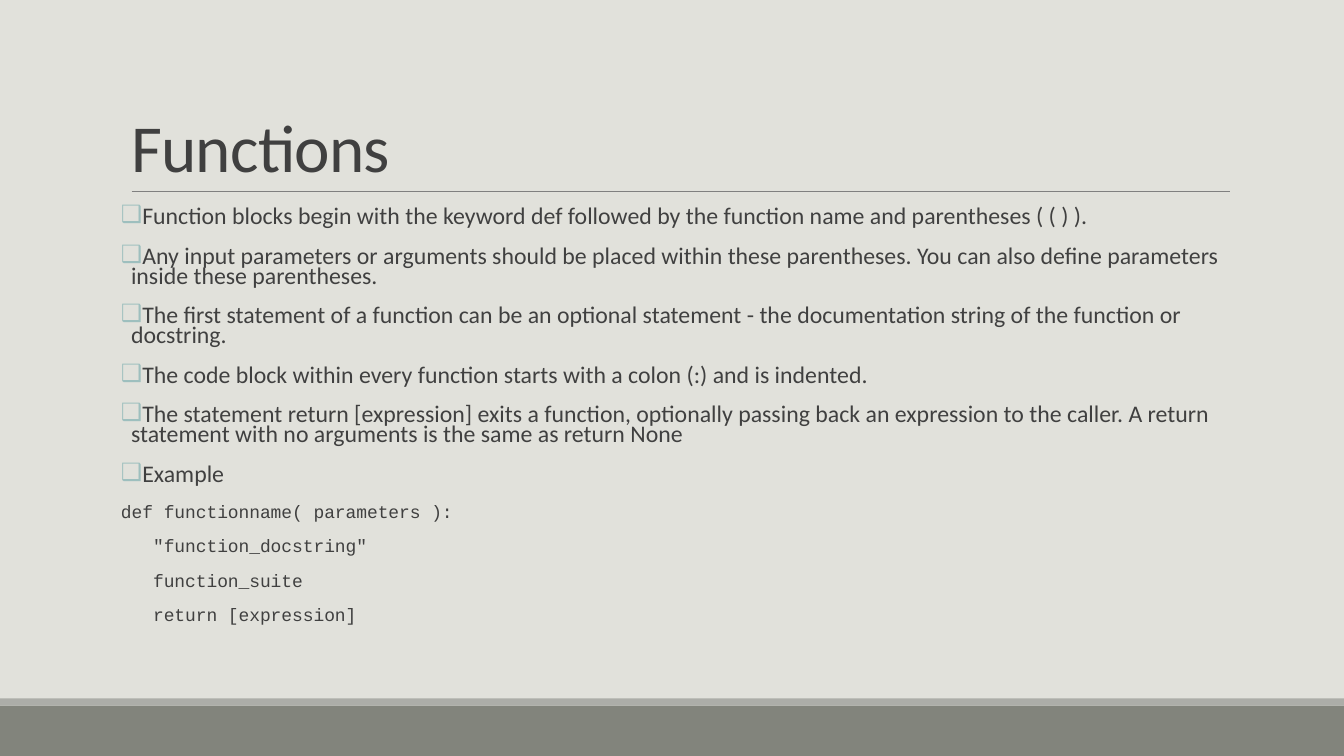
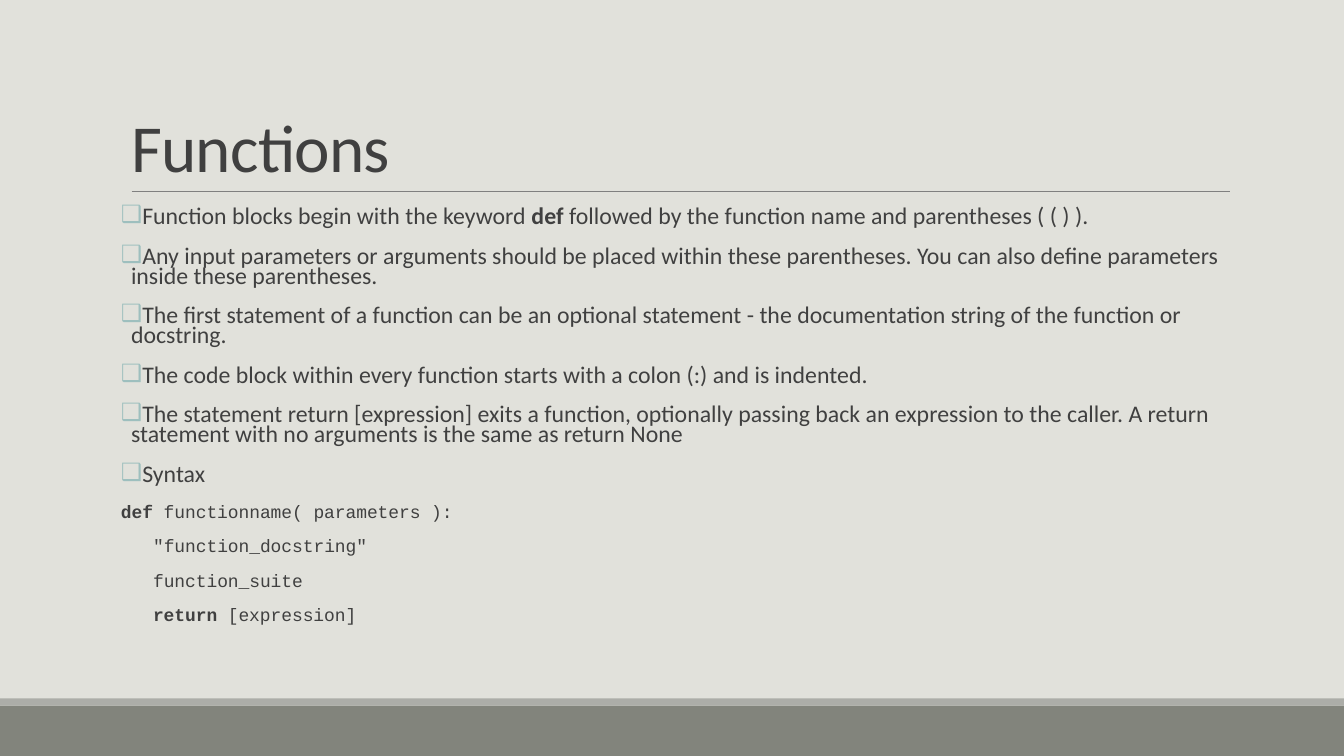
Before and after one commit to tslator/IntroToPython3, a slide deck: slide 56 of Introduction to Python 3.pptm (slide 55 before the commit). Drawn at 1344x756 pixels with LibreOffice and Linux fonts; fonts in the diff are those of the drawing. Boxes give left, top, right and bottom in pixels: in the first picture for what was removed or moved away, otherwise in the second. Text is boxed around its words. In the diff, an @@ line names an element or a change of style, - is before the commit and + after.

Commit message:
Updated examples and presentation

```diff
--- a/Introduction to Python 3.pptm
+++ b/Introduction to Python 3.pptm
@@ text at (x1=121, y1=207, x2=1032, y2=625): bold on in "def", "def", "return" @@
@@ text at (x1=142, y1=466, x2=205, y2=486): text changed @@
-❑ Example
+❑ Syntax
```
Also in this commit, not shown: 20 other slides changed, 42 slides added, 1 slide removed, 15 other files.
